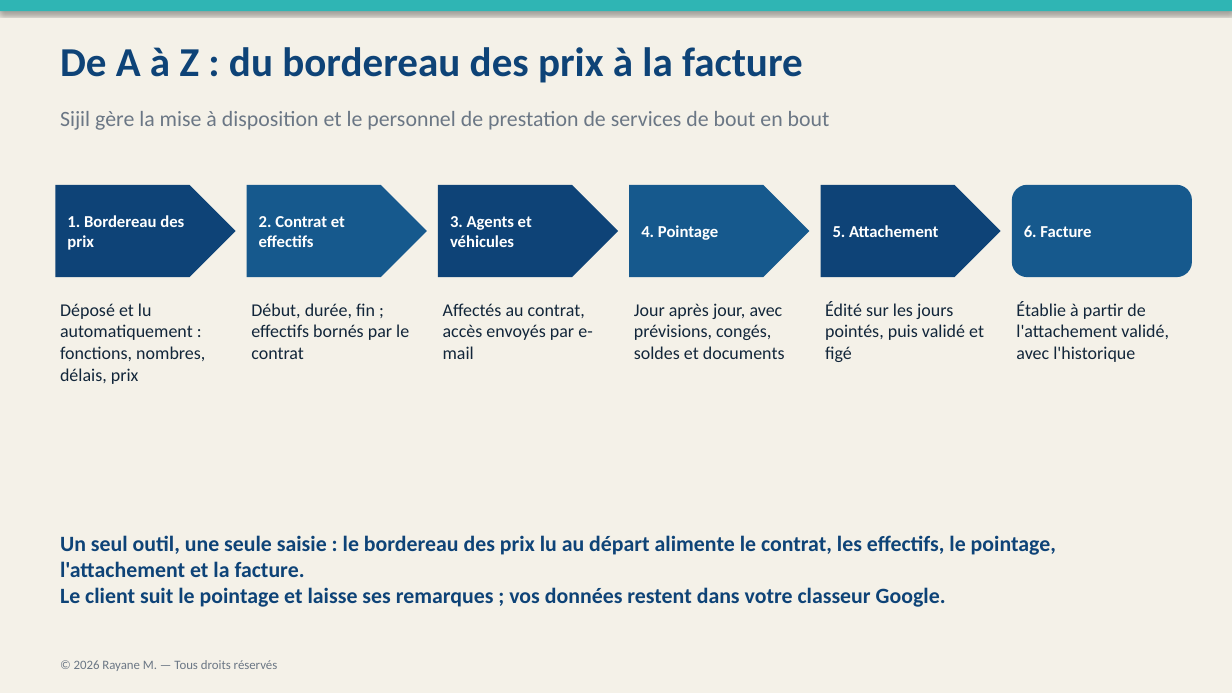
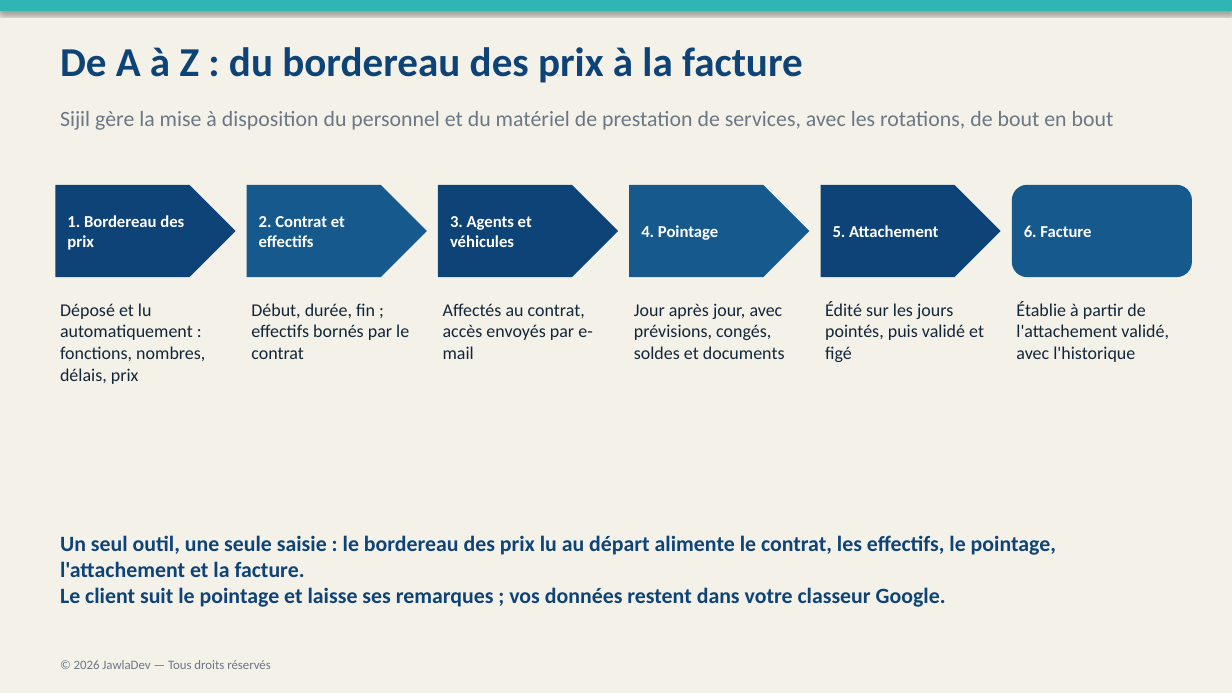
Before and after one commit to rayanem-dev/JawlaDev, a slide deck: slide 4 of assets/docs/Sijil-Presentation.pptx. Drawn at 1232x693 pixels with LibreOffice and Linux fonts; fonts in the diff are those of the drawing. Boxes give left, top, right and bottom in pixels: in the first picture for what was removed or moved away, otherwise in the second. Text is boxed around its words. In the diff, an @@ line names an element or a change of style, - is before the commit and + after.

```diff
--- a/assets/docs/Sijil-Presentation.pptx
+++ b/assets/docs/Sijil-Presentation.pptx
@@ text at [60,111,1114,130]: text changed @@
-Sijil gère la mise à disposition et le personnel de prestation de services de bout en bout
+Sijil gère la mise à disposition du personnel et du matériel de prestation de services, avec les rotations, de bout en bout
@@ text at [74,660,271,669]: text changed @@
-© 2026 Rayane M. — Tous droits réservés
+© 2026 JawlaDev — Tous droits réservés
```
Also in this commit, not shown: 18 other slides changed, 2 slides added, 4 other files.
